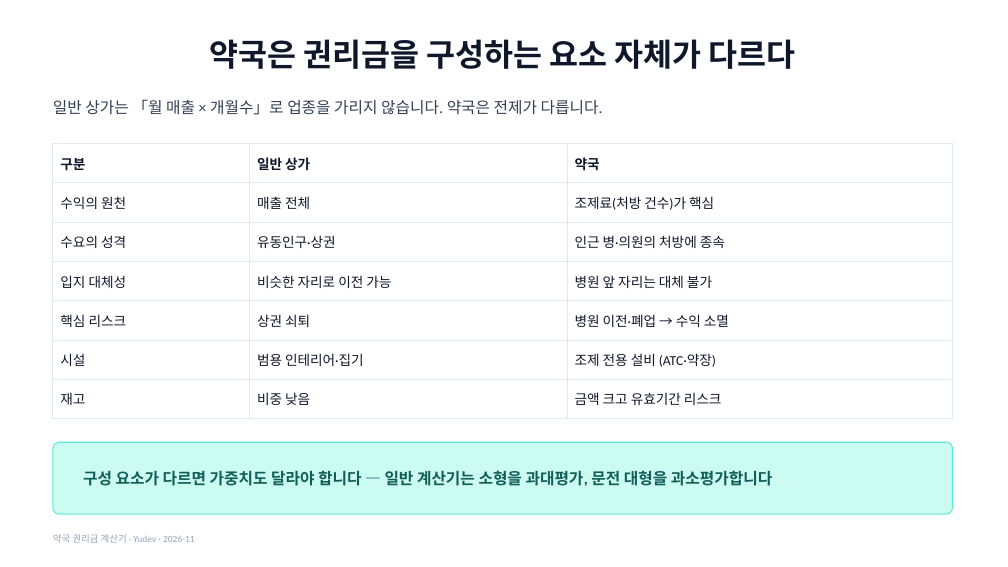
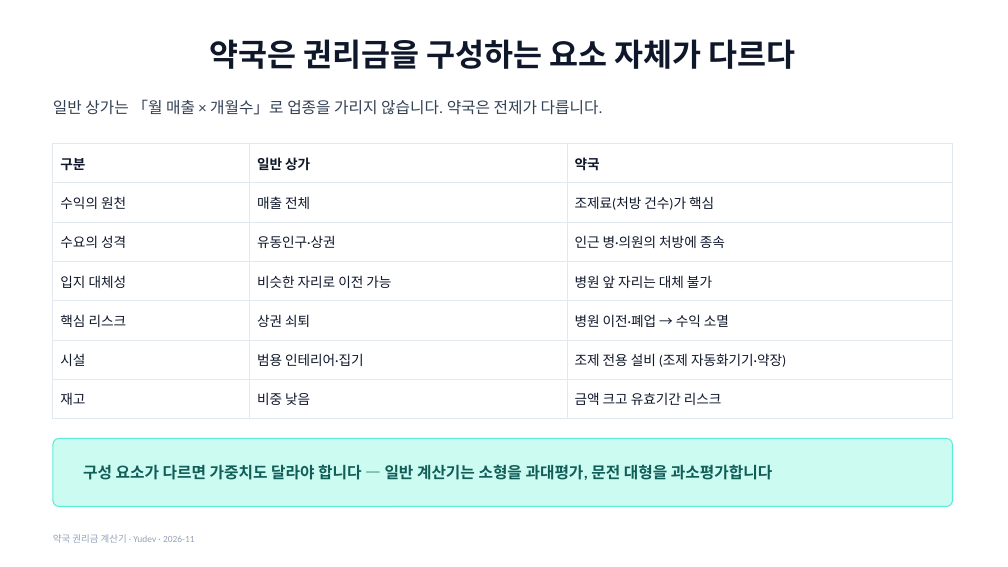
Before and after one commit to YUSEONCHUN/calculating, a slide deck: slide 3 of doc/slides/권리금계산기_프로젝트.pptx. Drawn at 1008x567 pixels with LibreOffice and Linux fonts; fonts in the diff are those of the drawing. Boxes give left, top, right and bottom in pixels: in the first picture for what was removed or moved away, otherwise in the second. Text is boxed around its words. In the diff, an @@ line names an element or a change of style, - is before the commit and + after.

```diff
--- a/doc/slides/권리금계산기_프로젝트.pptx
+++ b/doc/slides/권리금계산기_프로젝트.pptx
@@ table at (53,144,953,409) @@
-row 6, column 3: 조제 전용 설비 (ATC·약장)
+row 6, column 3: 조제 전용 설비 (조제 자동화기기·약장)
@@ rounded rectangle: place and size @@
-rounded rectangle at (53,442,953,514)
+rounded rectangle at (53,439,953,507)
@@ rounded rectangle at (53,439,953,507): proportions changed @@
@@ text "구성 요소가 다르면 가중치도 달라야 ...": place and size @@
-text "구성 요소가 다르면 가중치도 달라야 ..." at (83,470,772,486)
+text "구성 요소가 다르면 가중치도 달라야 ..." at (83,464,772,480)
```
Also in this commit, not shown: 18 other slides changed, 3 slides added, 2 slides removed, 5 other files.
